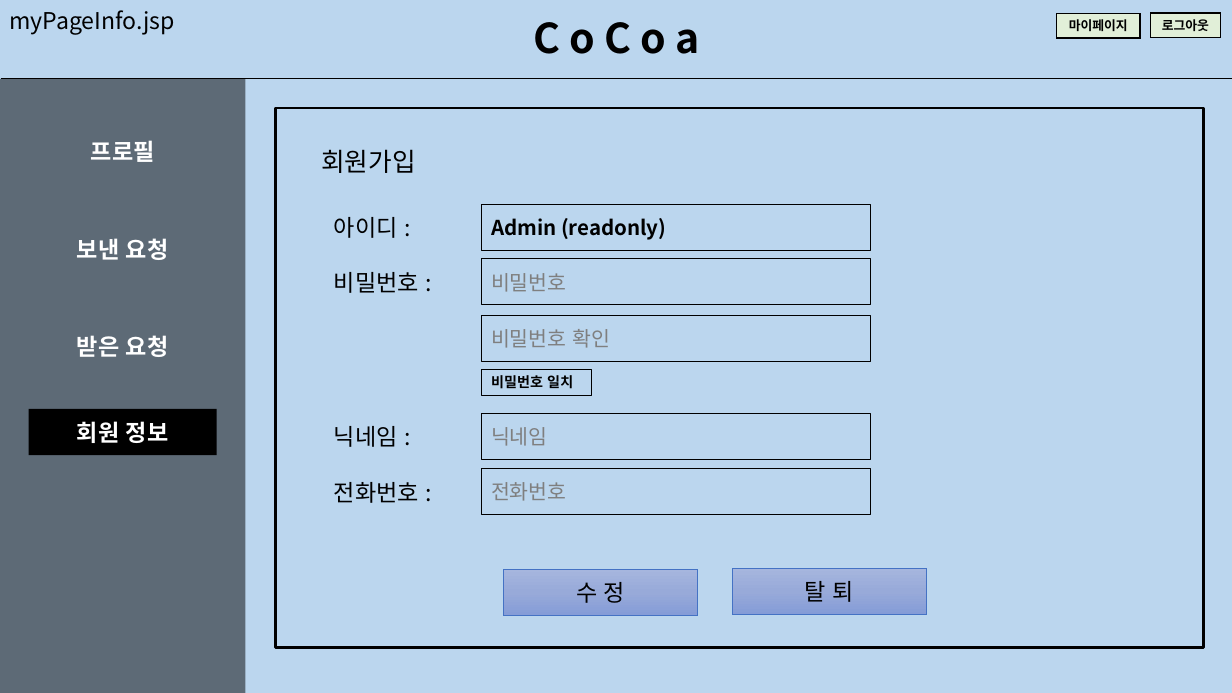
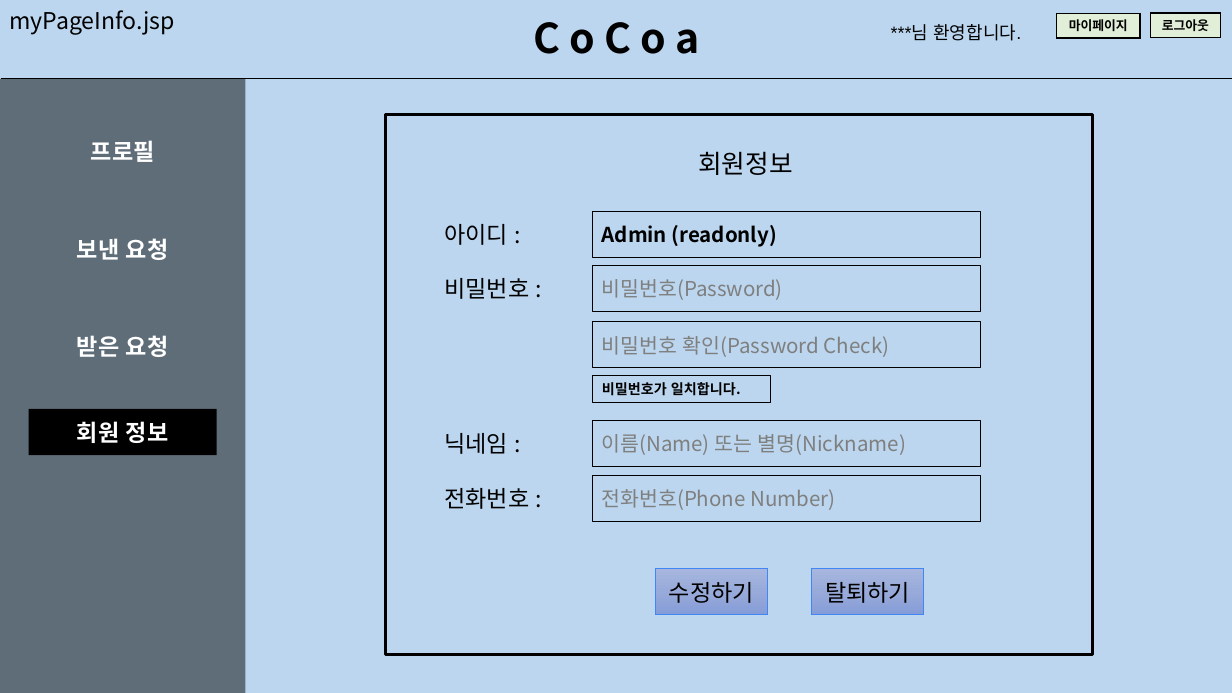
Before and after one commit to math-shpark/AI-Platform-Project-2021-CoCoa-, a slide deck: slide 28 of documents/UI.pptx (slide 23 before the commit). Drawn at 1232x693 pixels with LibreOffice and Linux fonts; fonts in the diff are those of the drawing. Boxes give left, top, right and bottom in pixels: in the first picture for what was removed or moved away, otherwise in the second. Text is boxed around its words. In the diff, an @@ line names an element or a change of style, - is before the commit and + after.

```diff
--- a/documents/UI.pptx
+++ b/documents/UI.pptx
@@ text added at (891, 24, 1021, 41), 14 pt, text #000000 @@
+***님 환영합니다.
@@ rectangle: place and size @@
-rectangle at (275, 108, 1203, 648)
+rectangle at (385, 115, 1092, 654)
@@ text removed at (321, 149, 416, 173) @@
-회원가입
@@ text added at (698, 151, 793, 175), 20 pt, text #000000 @@
+회원정보
@@ 2 texts, 1 rectangle: place and size @@
-2 texts, 1 rectangle at (334, 204, 871, 503)
+2 texts, 1 rectangle at (444, 212, 981, 509)
@@ text in rectangle at (602, 279, 783, 300): text changed @@
-비밀번호
+비밀번호(Password)
@@ text in rectangle at (602, 336, 889, 357): text changed @@
-비밀번호 확인
+비밀번호 확인(Password Check)
@@ rectangle "비밀번호가 일치합니다.": place and size @@
-rectangle "비밀번호가 일치합니다." at (482, 369, 592, 396)
+rectangle "비밀번호가 일치합니다." at (592, 376, 770, 403)
@@ text in rectangle at (602, 382, 741, 396): text changed @@
-비밀번호 일치
+비밀번호가 일치합니다.
@@ rectangle removed at (482, 414, 871, 460) @@
-닉네임
@@ rectangle added at (592, 421, 981, 467), outline #000000 0.75 pt, 16 pt, text #7F7F7F @@
+이름(Name) 또는 별명(Nickname)
@@ 3 rectangles, 2 texts: place and size @@
-3 rectangles, 2 texts at (334, 217, 871, 515)
+3 rectangles, 2 texts at (444, 224, 981, 522)
@@ text in rectangle at (602, 489, 835, 510): text changed @@
-전화번호
+전화번호(Phone Number)
@@ rectangle "수정하기" at (655, 569, 767, 616): outline #4472C4 0.75 pt to #4285F4 0.75 pt @@
@@ rectangle "수정하기": place and size @@
-rectangle "수정하기" at (504, 569, 698, 616)
+rectangle "수정하기" at (655, 569, 767, 616)
@@ rectangle "탈퇴하기": place and size @@
-rectangle "탈퇴하기" at (733, 568, 927, 615)
+rectangle "탈퇴하기" at (811, 569, 923, 616)
@@ rectangle "탈퇴하기" at (811, 569, 923, 616): outline #4472C4 0.75 pt to #4285F4 0.75 pt @@
@@ text in rectangle at (669, 582, 754, 603): text changed @@
-수 정
+수정하기
@@ text in rectangle at (825, 582, 910, 603): text changed @@
-탈 퇴
+탈퇴하기
```
Also in this commit, not shown: 19 other slides changed, 14 slides added, 9 slides removed, 7 other files.
